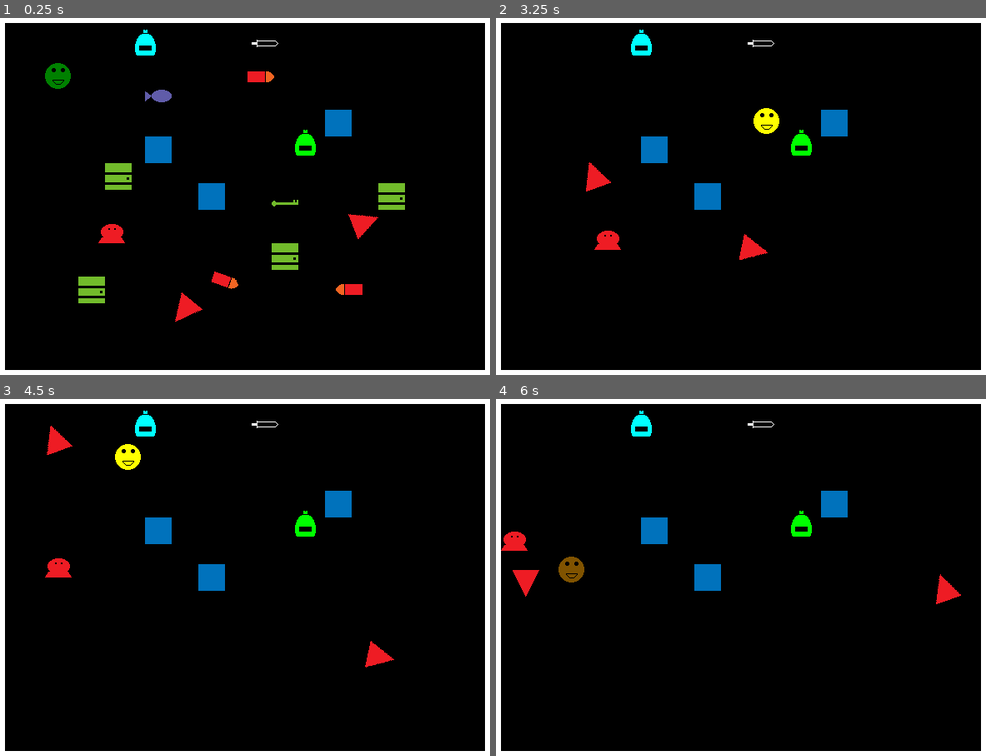
Above: before the commit, frames 1-4 (two rows, left to right).
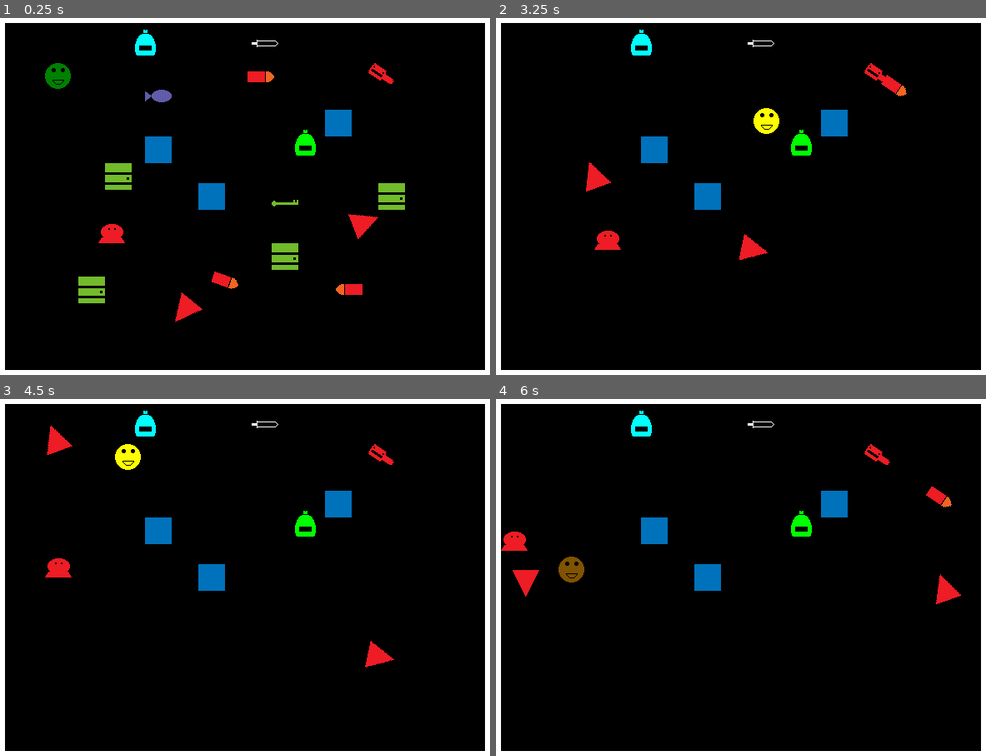
Above: after the commit, the same moments.

Repository: andOlga/game-off-2024
Game: Godot game, scene res://test_scene.tscn
Same seed, same stepped clock (60 frames per second), same inputs: the game is played once before the commit and once after it. Sound files missing from this copy of the repository are replaced by a short silence.
Inputs:
- Up to frame 1 (0.25 s): no input
- Up to frame 2 (3.25 s): tap Enter (action_pause) at 0.5 s; hold Right (move_right) 0.53-1.28 s; tap X (action_item) at 0.6, 2.85 s; hold Down (move_down) 1.28-2.03 s; tap Space (action_select) at 1.35 s; hold Right (move_right) 2.03-2.78 s; tap Z (action_sword) at 2.1 s; hold Up (move_up) from 2.78 s (still down)
- Up to frame 3 (4.5 s): release Up (move_up) at 3.53 s; hold Left (move_left) from 3.53 s (still down); tap Space (action_select) at 3.6 s; tap Z (action_sword) at 4.35 s
- Up to frame 4 (6 s): release Left (move_left) at 5.03 s; hold Down (move_down) 5.03-5.78 s; tap X (action_item) at 5.1 s; hold Right (move_right) from 5.78 s (still down); tap Space (action_select) at 5.85 s

The runs differ from the first frame. In frame 1, 0.1% of the frame differs, in the area x 75-81%, y 12-19%; in frame 2, 0.2%; in frame 3, 0.1%; in frame 4, 0.3%, in the area x 75-94%, y 12-31%.

Commit message:
Implement basic turret

Diff:
--- /dev/null
+++ b/game_objects/enemies/turret.gd
@@ -0,0 +1,24 @@
+@icon("res://sprite_images/sTurretOn.png")
+
+extends BaseEnemy
+
+@export_enum(
+	"As specified", # 0
+	"Towards player" # 1
+) var target_direction := 0
+
+const bullet_scene := preload("res://game_objects/enemies/bullet.tscn")
+const enabled_tex := preload("res://sprite_images/sTurretOn.png")
+const disabled_tex := preload("res://sprite_images/sTurretOff.png")
+
+func _on_spin_timer_timeout() -> void:
+	# TODO: actual spinny stuff
+	$Sprite.texture = enabled_tex
+	$FireTimer.start()
+
+func _on_fire_timer_timeout() -> void:
+	var bullet := bullet_scene.instantiate()
+	bullet.global_transform = global_transform
+	get_parent().add_child(bullet)
+	$Sprite.texture = disabled_tex
+	$SpinTimer.start()
--- /dev/null
+++ b/game_objects/enemies/turret.tscn
@@ -0,0 +1,25 @@
+[gd_scene load_steps=4 format=3 uid="uid://dgm381ol6g6ra"]
+
+[ext_resource type="PackedScene" uid="uid://c8cpp5pfe3d1" path="res://game_objects/enemies/!base_enemy.tscn" id="1_4tqfo"]
+[ext_resource type="Texture2D" uid="uid://bhbl0vxi5ce2c" path="res://sprite_images/sTurretOff.png" id="2_fouej"]
+[ext_resource type="Script" uid="uid://dxnfd3xh70vkv" path="res://game_objects/enemies/turret.gd" id="2_wiaf6"]
+
+[node name="Turret" instance=ExtResource("1_4tqfo")]
+script = ExtResource("2_wiaf6")
+target_direction = 0
+
+[node name="Sprite" parent="." index="0"]
+position = Vector2(16, 16)
+texture = ExtResource("2_fouej")
+
+[node name="FireTimer" type="Timer" parent="." index="4"]
+wait_time = 0.5
+one_shot = true
+
+[node name="SpinTimer" type="Timer" parent="." index="5"]
+wait_time = 2.0
+one_shot = true
+autostart = true
+
+[connection signal="timeout" from="FireTimer" to="." method="_on_fire_timer_timeout"]
+[connection signal="timeout" from="SpinTimer" to="." method="_on_spin_timer_timeout"]
--- a/game_objects/items/!base_item.gd
+++ b/game_objects/items/!base_item.gd
@@ -3,7 +3,7 @@
 func _on_hitbox_body_entered(body: Node2D) -> void:
 	if body is Player:
 		$PickupSFX.play()
-		$"..".add_item(self)
+		get_parent().add_item(self)
 		global_position = Vector2(-32, -32)
 
 func use() -> void:
--- a/game_objects/player.gd
+++ b/game_objects/player.gd
@@ -6,7 +6,7 @@
 var draws_grid := true
 var hp := 3
 var last_move := Vector2(180, 0)
-@onready var has_sword : bool = $"..".has_sword
+@onready var has_sword : bool = get_parent().has_sword
 
 func update_health_display() -> void:
 	var hp_blends := [
--- a/test_scene.tscn
+++ b/test_scene.tscn
@@ -13,6 +13,7 @@
 [ext_resource type="PackedScene" uid="uid://bnjygso137p73" path="res://game_objects/pickups/key.tscn" id="11_oo8pe"]
 [ext_resource type="PackedScene" uid="uid://b25oxmnsnq3h6" path="res://game_objects/obstacles/door.tscn" id="12_4gito"]
 [ext_resource type="PackedScene" uid="uid://cgww5eeov0dl4" path="res://game_objects/pickups/invuln_potion.tscn" id="13_4gito"]
+[ext_resource type="PackedScene" uid="uid://dgm381ol6g6ra" path="res://game_objects/enemies/turret.tscn" id="14_fbuy2"]
 
 [node name="TestScene" type="Node2D"]
 
@@ -83,3 +84,7 @@
 
 [node name="InvulnPotion" parent="." instance=ExtResource("13_4gito")]
 position = Vector2(184, 40)
+
+[node name="Turret" parent="." instance=ExtResource("14_fbuy2")]
+position = Vector2(480, 72)
+rotation = 0.591545
Not shown, added: game_objects/enemies/turret.gd.uid
Not shown: 1 places in test_scene.tscn that only renumber resources
